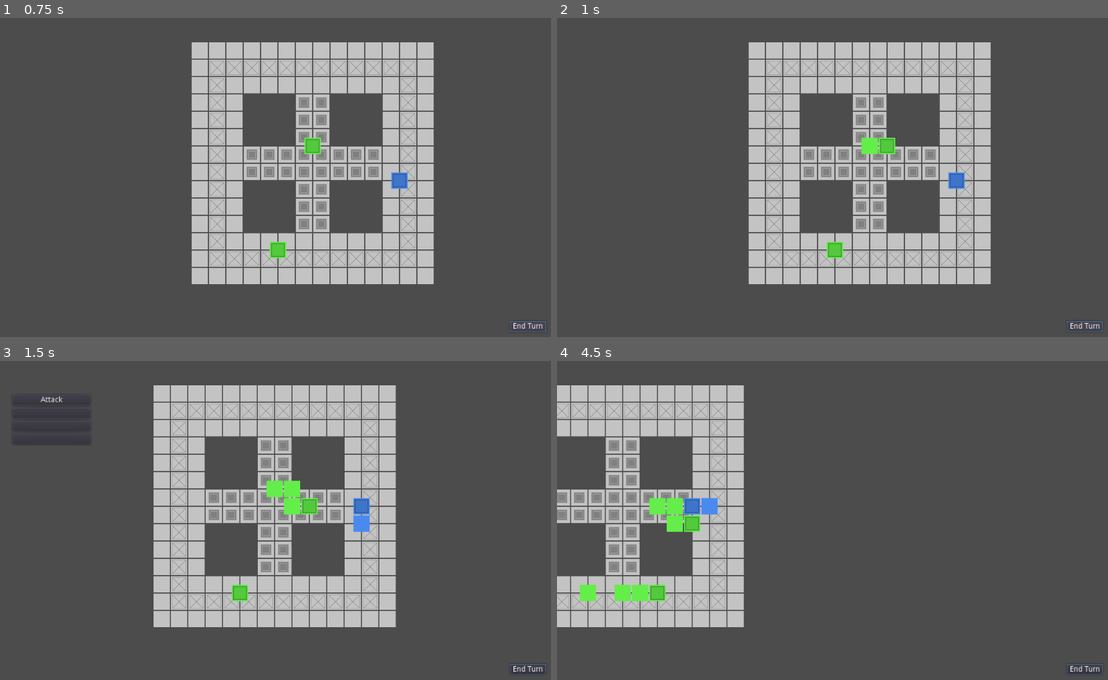
Above: before the commit, frames 1-4 (two rows, left to right).
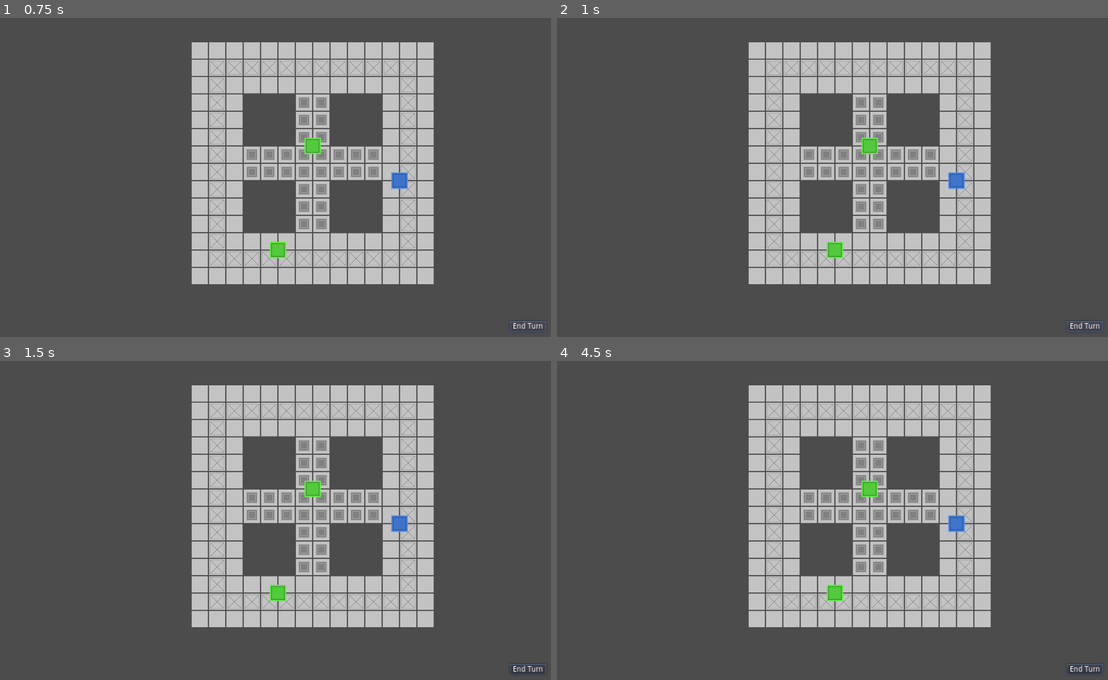
Above: after the commit, the same moments.

Repository: Henelik/HackGame
Game: Godot game, scene res://test.tscn
Same seed, same stepped clock (60 frames per second), same inputs: the game is played once before the commit and once after it.
Inputs (mouse positions are in pixels of both pictures, inside the frame that each line leads up to):
- Up to frame 1 (0.75 s): click "End Turn" at 0.5 s
- Up to frame 2 (1 s): no input
- Up to frame 3 (1.5 s): move the mouse to (330, 507) at 1.27 s; hold Right (ui_right) from 1.28 s (still down); click (330, 507) at 1.42 s
- Up to frame 4 (4.5 s): move the mouse to (700, 593) at 2.02 s; release Right (ui_right) at 2.03 s; hold Down (ui_down) 2.03-2.78 s; click (700, 593) at 2.17 s; move the mouse to (793, 370) at 2.77 s; hold Right (ui_right) 2.78-3.53 s; click (793, 370) at 2.92 s; move the mouse to (804, 587) at 3.52 s; hold Up (ui_up) 3.53-4.28 s; click (804, 587) at 3.67 s; move the mouse to (1003, 571) at 4.27 s; hold Left (ui_left) from 4.28 s (still down)

Frame 1 is identical in both runs. In frame 2, 0.3% of the frame differs, in the area x 55-62%, y 37-43%; in frame 3, 22%; in frame 4, 43%, in the area x 0-79%, y 7-84%.
Error after the commit: Parse Error: Variable "p" already defined in the scope (at line 93). (res://Scripts/CameraController.gd:116)

Commit message:
Added win condition

Diff:
--- a/Databattle/Abilities/AttackAbility.tscn
+++ b/Databattle/Abilities/AttackAbility.tscn
@@ -7,6 +7,7 @@
 script = ExtResource( 1 )
 abilityName = "Attack"
 gizmoColor = Color( 0.92549, 0.470588, 0.470588, 0.682353 )
+damage = 2
 
 [node name="AttackSound" type="AudioStreamPlayer" parent="."]
 stream = ExtResource( 2 )
--- a/Scripts/cameraController.gd
+++ b/Scripts/cameraController.gd
@@ -39,8 +39,17 @@
 	_nextTurn()
 
 func _nextTurn():
+	# make sure a player hasn't already won
+	for p in range(progs.size()):
+		var eliminatedPlayers = 0
+		if progs[p].empty():
+			eliminatedPlayers += 1
+		if eliminatedPlayers >= playerTypes.size()-1:
+			return endGame()
 	deselectProgram()
-	currentPlayer = (currentPlayer+1)%playerTypes.size()
+	currentPlayer = (currentPlayer+1)%playerTypes.size() # increment the player
+	if progs[currentPlayer].empty(): # if this player has no programs left
+		return _nextTurn() # skip their turn
 	for p in progs[currentPlayer]:
 		p.newTurn()
 	print("It is now player " + str(currentPlayer) + "'s turn.")
@@ -103,7 +112,18 @@
 			var t = bMap.findInRange(Vector2(p.tileX, p.tileY), targets, p.abilities[0].maxRange)
 			if t != null:
 				p.abilities[0].gizmoCallback(t.x, t.y)
+			# make sure a player hasn't already won
+		for p in range(progs.size()):
+			var eliminatedPlayers = 0
+			if progs[p].empty():
+				eliminatedPlayers += 1
+			if eliminatedPlayers >= playerTypes.size()-1:
+				return endGame()
 	_nextTurn()
+
+func endGame():
+	get_node("Camera2D/EndTurnButton").visible = false
+	print("GAME OVER")
 
 func currentPlayerType():
 	return playerTypes[currentPlayer]
